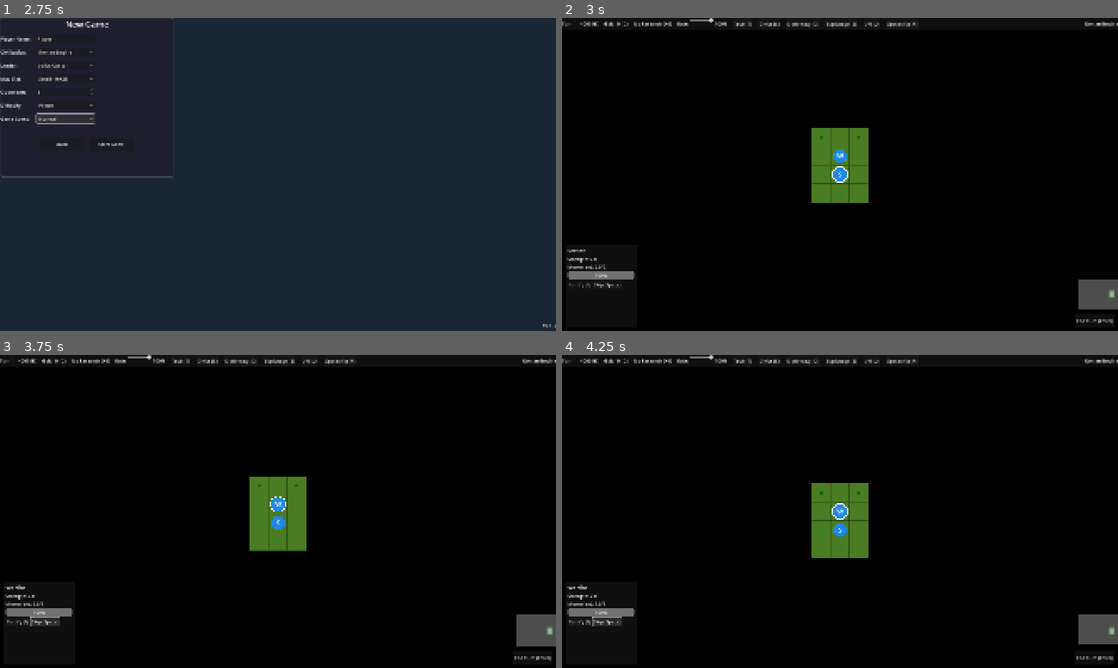
Above: before the commit, frames 1-4 (two rows, left to right).
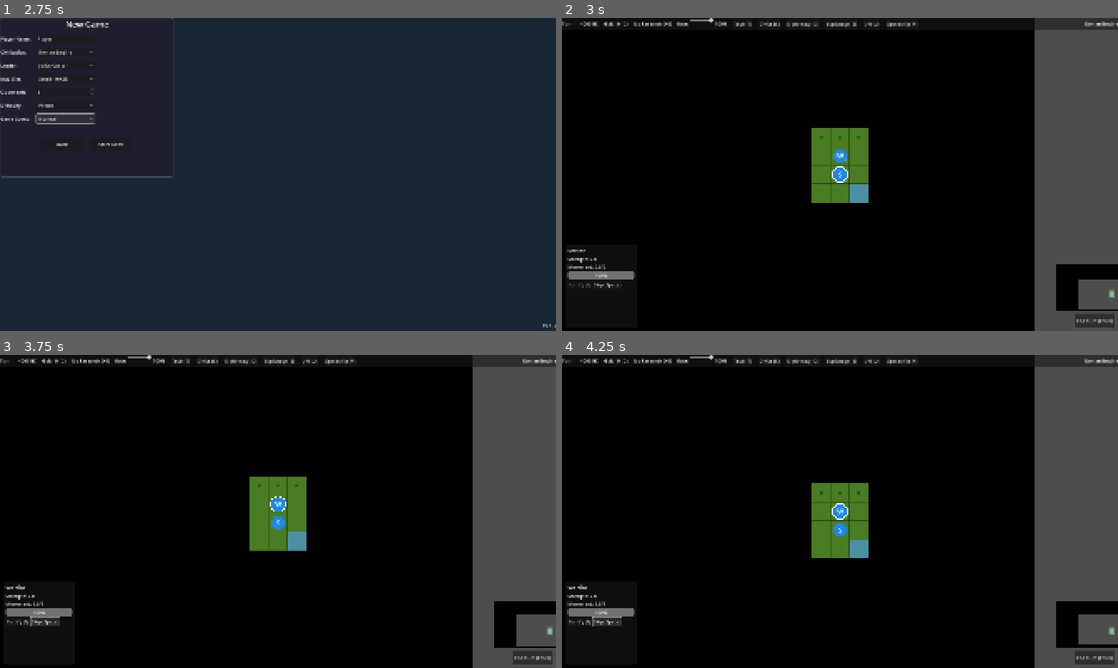
Above: after the commit, the same moments.

Repository: mammaspappa/KULTURIV
Game: Godot game, scene res://scenes/main/main_menu.tscn
Two runs of this game, one before a commit and one after it. Both use one fixed random seed, a clock stepped at 60 frames per second and the inputs below.
Inputs:
- Up to frame 1 (2.75 s): click "New Game" at 0.5 s; click "Normal" at 1.25 s; click "Normal" at 2 s
- Up to frame 2 (3 s): click "Start Game" at 2.75 s
- Up to frame 3 (3.75 s): click "Skip (Space)" at 3.5 s
- Up to frame 4 (4.25 s): no input

Frame 1 is identical in both runs. In frame 2, 13% of the frame differs, in the area x 46-100%, y 0-100%; in frame 3, 13%; in frame 4, 13%.

Commit message:
Remove cylindrical map wrapping and all wrap visual infrastructure
Disables wrap_x (set to false) and removes all graphical wrap code:
wrap containers, duplicate edge tiles, and update_wrap_tile/visuals
calls from barbarian, improvement, visibility, and city founding systems.
Camera now clamps at map edges instead of wrapping. Map generation
creates ocean borders at X edges when wrapping is disabled.

Co-Authored-By: Claude Opus 4.5 <noreply@anthropic.com>

Diff:
--- a/scripts/autoload/game_manager.gd
+++ b/scripts/autoload/game_manager.gd
@@ -7,7 +7,7 @@
 # Game settings
 var map_width: int = 80
 var map_height: int = 50
-var wrap_x: bool = true  # Cylindrical map
+var wrap_x: bool = false
 var wrap_y: bool = false
 
 # Game state
--- a/scripts/core/game_world.gd
+++ b/scripts/core/game_world.gd
@@ -524,11 +524,6 @@
 		city_tile.road_level = 1
 		city_tile.update_visuals()
 
-	# Update wrap visuals for cylindrical map (for owned tiles and road)
-	if game_grid:
-		for tile_pos in city.territory:
-			game_grid.update_wrap_tile(tile_pos)
-
 	# Reveal visibility around the new city
 	VisibilitySystem.reveal_for_city(city)
 
--- a/scripts/map/game_grid.gd
+++ b/scripts/map/game_grid.gd
@@ -5,17 +5,11 @@
 # Map dimensions
 var width: int = 80
 var height: int = 50
-var wrap_x: bool = true
+var wrap_x: bool = false
 var wrap_y: bool = false
 
 # Tile storage
 var tiles: Dictionary = {}  # Vector2i -> GameTile
-
-# Wrap visual copies (for cylindrical display)
-var left_wrap_container: Node2D
-var right_wrap_container: Node2D
-var wrap_tiles_left: Dictionary = {}  # Vector2i -> GameTile (visual copies)
-var wrap_tiles_right: Dictionary = {}  # Vector2i -> GameTile (visual copies)
 
 # Map generation settings
 var sea_level: float = 0.4
@@ -85,10 +79,6 @@
 
 	# Ensure starting locations have good terrain
 	_prepare_starting_locations()
-
-	# Create visual wrap copies for cylindrical display
-	if wrap_x:
-		_create_wrap_visuals()
 
 	map_generated.emit()
 
@@ -250,86 +240,6 @@
 
 	print("[MapGen] Placed %d goody huts" % placed)
 
-## Width of edge strip to duplicate for wrap visuals (in tiles)
-const WRAP_EDGE_WIDTH: int = 20
-
-## Create visual copies of edge tiles for cylindrical wrapping
-## Only creates a strip of tiles at each edge to minimize overhead
-func _create_wrap_visuals() -> void:
-	# Clear existing wrap visuals
-	if left_wrap_container:
-		left_wrap_container.queue_free()
-	if right_wrap_container:
-		right_wrap_container.queue_free()
-	wrap_tiles_left.clear()
-	wrap_tiles_right.clear()
-
-	# Create containers for wrap visuals
-	# Left container shows the RIGHT edge of the map (appears when camera is at left edge)
-	left_wrap_container = Node2D.new()
-	left_wrap_container.name = "LeftWrapContainer"
-	left_wrap_container.position.x = -width * GridUtils.TILE_SIZE
-	add_child(left_wrap_container)
-
-	# Right container shows the LEFT edge of the map (appears when camera is at right edge)
-	right_wrap_container = Node2D.new()
-	right_wrap_container.name = "RightWrapContainer"
-	right_wrap_container.position.x = width * GridUtils.TILE_SIZE
-	add_child(right_wrap_container)
-
-	# Determine how many edge columns to duplicate (based on typical screen width)
-	var edge_width = min(WRAP_EDGE_WIDTH, width / 2)
-
-	# Create copies of edge tiles only
-	for y in range(height):
-		# Right edge tiles -> appear in left wrap container
-		for x in range(width - edge_width, width):
-			var pos = Vector2i(x, y)
-			if pos in tiles:
-				var left_tile = GameTile.new(pos)
-				left_tile.copy_from(tiles[pos])
-				wrap_tiles_left[pos] = left_tile
-				left_wrap_container.add_child(left_tile)
-
-		# Left edge tiles -> appear in right wrap container
-		for x in range(edge_width):
-			var pos = Vector2i(x, y)
-			if pos in tiles:
-				var right_tile = GameTile.new(pos)
-				right_tile.copy_from(tiles[pos])
-				wrap_tiles_right[pos] = right_tile
-				right_wrap_container.add_child(right_tile)
-
-	print("[MapGen] Created wrap visuals: %d left, %d right tiles" % [wrap_tiles_left.size(), wrap_tiles_right.size()])
-
-## Update the wrap tile visuals to match the main tiles
-func update_wrap_visuals() -> void:
-	if not wrap_x:
-		return
-
-	for pos in tiles:
-		var original_tile = tiles[pos]
-
-		if pos in wrap_tiles_left:
-			wrap_tiles_left[pos].copy_from(original_tile)
-		if pos in wrap_tiles_right:
-			wrap_tiles_right[pos].copy_from(original_tile)
-
-## Update a single tile's wrap copies (call when tile state changes)
-func update_wrap_tile(pos: Vector2i) -> void:
-	if not wrap_x:
-		return
-
-	if pos not in tiles:
-		return
-
-	var original_tile = tiles[pos]
-
-	if pos in wrap_tiles_left:
-		wrap_tiles_left[pos].copy_from(original_tile)
-	if pos in wrap_tiles_right:
-		wrap_tiles_right[pos].copy_from(original_tile)
-
 # Tile access
 func get_tile(pos: Vector2i) -> GameTile:
 	var wrapped_pos = _wrap_position(pos)
@@ -445,8 +355,6 @@
 func update_all_tiles() -> void:
 	for tile in tiles.values():
 		tile.update_visuals()
-	# Also update wrap visuals
-	update_wrap_visuals()
 
 # Serialization
 func to_dict() -> Dictionary:
@@ -465,23 +373,13 @@
 func from_dict(data: Dictionary) -> void:
 	width = data.get("width", 80)
 	height = data.get("height", 50)
-	wrap_x = data.get("wrap_x", true)
+	wrap_x = data.get("wrap_x", false)
 	wrap_y = data.get("wrap_y", false)
 
 	# Clear existing
 	for tile in tiles.values():
 		tile.queue_free()
 	tiles.clear()
-
-	# Clear wrap visuals
-	if left_wrap_container:
-		left_wrap_container.queue_free()
-		left_wrap_container = null
-	if right_wrap_container:
-		right_wrap_container.queue_free()
-		right_wrap_container = null
-	wrap_tiles_left.clear()
-	wrap_tiles_right.clear()
 
 	# Load tiles
 	var tiles_data = data.get("tiles", {})
@@ -492,7 +390,3 @@
 		tile.from_dict(tiles_data[key])
 		tiles[pos] = tile
 		add_child(tile)
-
-	# Recreate wrap visuals
-	if wrap_x:
-		_create_wrap_visuals()
--- a/scripts/systems/barbarian_system.gd
+++ b/scripts/systems/barbarian_system.gd
@@ -153,9 +153,6 @@
 	if tile:
 		tile.improvement_id = "barbarian_camp"
 		tile.update_visuals()
-		# Update wrap visuals for cylindrical map
-		if GameManager.hex_grid:
-			GameManager.hex_grid.update_wrap_tile(pos)
 
 	barbarian_camp_spawned.emit(pos)
 	EventBus.notification_added.emit("Barbarian camp spotted!", "warning")
@@ -321,9 +318,6 @@
 		if tile.tile_owner != null and tile.tile_owner != barbarian_player:
 			tile.improvement_id = ""
 			tile.update_visuals()
-			# Update wrap visuals for cylindrical map
-			if GameManager.hex_grid:
-				GameManager.hex_grid.update_wrap_tile(unit.grid_position)
 			EventBus.notification_added.emit("Barbarians pillaged an improvement!", "warning")
 			return
 
@@ -422,9 +416,6 @@
 	if tile and tile.improvement_id == "barbarian_camp":
 		tile.improvement_id = ""
 		tile.update_visuals()
-		# Update wrap visuals for cylindrical map
-		if GameManager.hex_grid:
-			GameManager.hex_grid.update_wrap_tile(pos)
 
 	# Award gold to capturing player
 	EventBus.notification_added.emit("Barbarian camp destroyed! +25 Gold", "positive")
--- a/scripts/systems/improvement_system.gd
+++ b/scripts/systems/improvement_system.gd
@@ -197,10 +197,6 @@
 
 	tile.update_visuals()
 
-	# Update wrap visuals for cylindrical map
-	if GameManager.hex_grid:
-		GameManager.hex_grid.update_wrap_tile(worker.grid_position)
-
 	EventBus.tile_improved.emit(worker.grid_position, improvement_id)
 
 	_clear_build_order(worker)
--- a/scripts/systems/visibility_system.gd
+++ b/scripts/systems/visibility_system.gd
@@ -29,10 +29,6 @@
 	# Recalculate visibility from all cities (based on cultural borders)
 	for city in player.cities:
 		_reveal_city_territory(city, player_id)
-
-	# Update wrap visuals for human player (so fog of war is synced on wrap edges)
-	if player == GameManager.human_player:
-		GameManager.hex_grid.update_wrap_visuals()
 
 ## Get extra visibility range beyond cultural borders for a city
 func get_city_extra_visibility(city) -> int:
Not shown, changed: CLAUDE.md
Not shown, changed: PROJECT_PLAN.md
